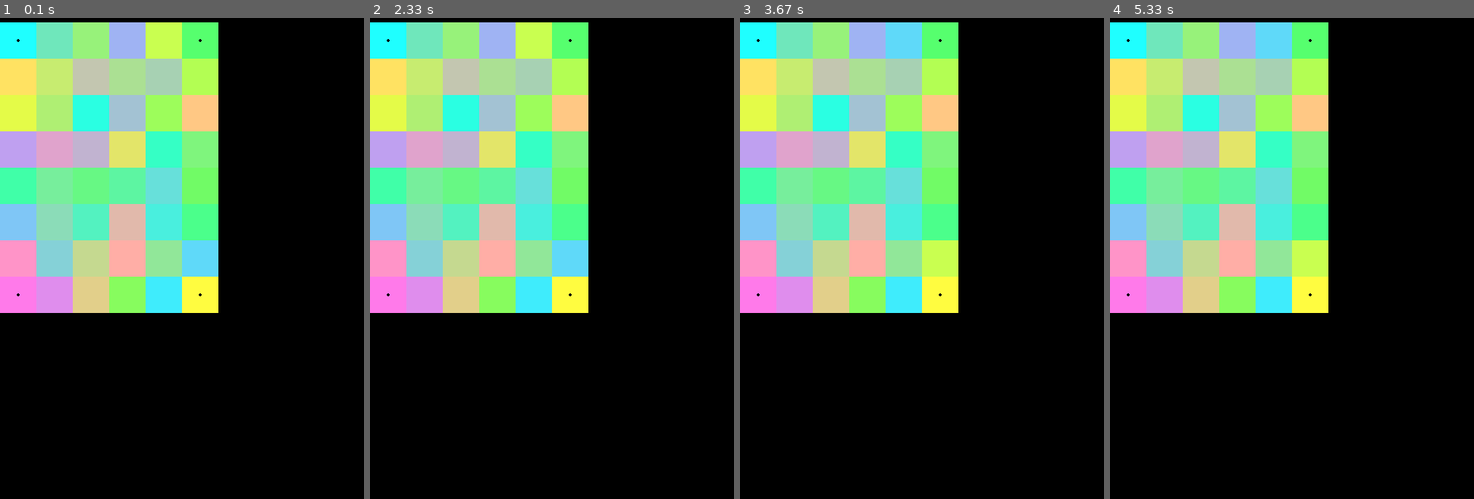
Above: before the commit, frames 1-4 (left to right).
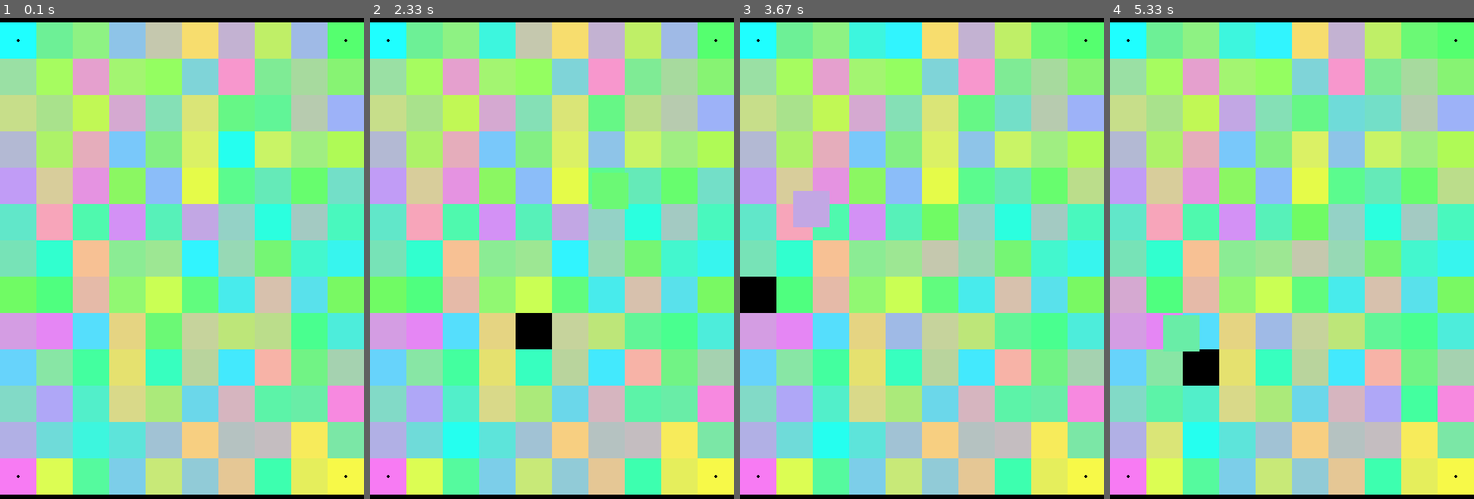
Above: after the commit, the same moments.

Repository: Angelina-ainel/PyGame-Project
Game: pygame game, started from field.py
The game is run twice, just before and just after one commit, with the same random seed, the same clock (stepped at 60 frames per second) and the same inputs.
Inputs (mouse positions are in pixels of both pictures, inside the frame that each line leads up to):
- Up to frame 1 (0.1 s): no input
- Up to frame 2 (2.33 s): press the mouse at (715, 296) at 0.37 s; move the mouse to (577, 234) at 0.47 s; release the mouse at (439, 176) at 0.6 s; press the mouse at (643, 114) at 1.2 s; move the mouse to (643, 229) at 1.3 s; release the mouse at (646, 345) at 1.43 s; press the mouse at (606, 147) at 1.53 s; move the mouse to (541, 292) at 1.63 s; release the mouse at (471, 436) at 1.77 s; press the mouse at (606, 147) at 1.87 s; move the mouse to (552, 104) at 1.97 s; release the mouse at (501, 56) at 2.1 s; press the mouse at (533, 330) at 2.2 s; move the mouse to (610, 191) at 2.3 s
- Up to frame 3 (3.67 s): release the mouse at (1056, 51) at 2.43 s; press the mouse at (940, 258) at 2.53 s; move the mouse to (922, 157) at 2.63 s; release the mouse at (903, 56) at 2.77 s; press the mouse at (1085, 186) at 2.87 s; move the mouse to (1049, 147) at 2.97 s; release the mouse at (1013, 109) at 3.1 s; press the mouse at (758, 296) at 3.2 s; move the mouse to (852, 258) at 3.3 s; release the mouse at (951, 224) at 3.43 s; press the mouse at (758, 296) at 3.53 s; move the mouse to (812, 210) at 3.63 s
- Up to frame 4 (5.33 s): release the mouse at (1233, 123) at 3.77 s; press the mouse at (1346, 114) at 3.87 s; move the mouse to (1328, 109) at 3.97 s; release the mouse at (1310, 104) at 4.1 s; press the mouse at (1346, 114) at 4.2 s; move the mouse to (1251, 268) at 4.3 s; release the mouse at (1157, 426) at 4.43 s; press the mouse at (1383, 402) at 4.53 s; move the mouse to (1277, 402) at 4.63 s; release the mouse at (1175, 407) at 4.77 s; press the mouse at (1201, 369) at 4.87 s; move the mouse to (1313, 393) at 4.97 s; release the mouse at (1426, 417) at 5.1 s; press the mouse at (1201, 369) at 5.2 s; move the mouse to (1182, 335) at 5.3 s

The runs differ from the first frame. In frame 1, 94% of the frame differs, in the area x 0-100%, y 0-100%; in frame 2, 94%; in frame 3, 95%; in frame 4, 94%.

Commit message:
finished checking the status of the field

Diff:
--- a/field.py
+++ b/field.py
@@ -43,7 +43,8 @@
         self.id = id
         self.pushed = False
         self.size = cell_size
-        self.group = groups[0]
+        self.group1 = groups[0]
+
         self.pushed_elem_topleft = 0, 0
 
     def update(self, *args):
@@ -52,12 +53,12 @@
                     self.rect.y < args[0].pos[1] < self.rect.y + self.size and not self.fixed:
                 self.pushed = True
                 self.pushed_elem_topleft = self.rect.topleft
-                self.group.remove(self)
-                self.group.add(self)
+                self.group1.remove(self)
+                self.group1.add(self)
         if args and args[0].type == pg.MOUSEBUTTONUP:
             if self.pushed:
                 colisions = list(filter(lambda sprite: pg.sprite.collide_mask(self, sprite) and not sprite.fixed
-                                         and sprite != self, self.group))
+                                         and sprite != self, self.group1))
                 if colisions:
                     change_places = max(colisions,
                                         key=lambda s: self.mask.overlap_area(s.mask, (self.rect.x - s.rect.x,
@@ -70,16 +71,6 @@
                         self.rect.topleft, change_places.rect.topleft = change_places.rect.topleft, \
                                                                         self.pushed_elem_topleft
                         self.id, change_places.id = change_places.id, self.id
-                        # self_sprite = self.group.sprites()[self.group.sprites().index(self)]
-                        # pair_sprite = self.group.sprites()[self.group.sprites().index(change_places)]
-                        # self_sprite, pair_sprite = pair_sprite, self_sprite
-                        print([sprite.id for sprite in self.group.sprites()])
-                        self.group.sprites().insert(self.group.sprites().index(change_places), self)
-                        # self.group.sprites()[self.group.sprites().index(self)], \
-                        # self.group.sprites()[self.group.sprites().index(change_places)] = \
-                            # self.group.sprites()[self.group.sprites().index(change_places)], \
-                            # self.group.sprites()[self.group.sprites().index(self)]
-                        print([sprite.id for sprite in self.group.sprites()])
                     else:
                         self.rect.topleft = self.pushed_elem_topleft
                 else:
@@ -107,8 +98,8 @@
         self.right_top = color2
         self.left_bottom = color3
         self.right_bottom = color4
-        self.sprite_group = pg.sprite.Group()
-        self.list_elems = []
+        self.sprite_group1 = pg.sprite.Group()
+        self.sprite_group2 = pg.sprite.Group()
         self.fixed_elems = type
         self.mixed = False
 
@@ -150,29 +141,27 @@
                     c += 1
                 fixing = self.check_fixing(r, c)
                 color = self.left_top + (coeff_h_left * r) + (coeff_w * c)
-                sprite = Element(r, c, self.top, self.cell_size, color, fixing, id, self.sprite_group)
+                sprite = Element(r, c, self.top, self.cell_size, color, fixing, id, self.sprite_group1,
+                                 self.sprite_group2)
                 c += 1
                 id += 1
-                self.list_elems.append(sprite)
             else:
                 c = 0
                 r += 1
                 fixing = self.check_fixing(r, c)
                 sprite = Element(r, c, self.top, self.cell_size,
-                                 self.left_top + (coeff_h_left * r), fixing, id, self.sprite_group)
+                                 self.left_top + (coeff_h_left * r), fixing, id, self.sprite_group1, self.sprite_group2)
                 id += 1
-                self.list_elems.append(sprite)
 
     def mix_elements(self):
-        # print([sprite.id for sprite in self.list_elems])
-        for i in range(len(self.list_elems)):
-            if not self.list_elems[i].mixed and not self.list_elems[i].fixed:
-                pair = random.choice(list(filter(condition_to_mix, self.list_elems)))
-                self.list_elems[i].rect, pair.rect = pair.rect, self.list_elems[i].rect
-                self.list_elems[i].id, pair.id = pair.id, self.list_elems[i].id
+        sprites_list = self.sprite_group1.sprites()
+        for i in range(len(sprites_list)):
+            if not sprites_list[i].mixed and not sprites_list[i].fixed:
+                pair = random.choice(list(filter(condition_to_mix, sprites_list)))
+                sprites_list[i].rect, pair.rect = pair.rect, sprites_list[i].rect
+                sprites_list[i].id, pair.id = pair.id, sprites_list[i].id
                 pair.mixed = True
-                self.list_elems[i].mixed = True
-        # print([sprite.id for sprite in self.list_elems])
+                sprites_list[i].mixed = True
 
 
 if __name__ == '__main__':
@@ -190,7 +179,7 @@
     Border(0, height - 50, width, height - 50)
     Border(0, 0, 0, height)
     Border(width, 0, width, height)
-    level = Field(6, 8, lt, rt, lb, rb, '4 corners')
+    level = Field(10, 13, lt, rt, lb, rb, '4 corners')
     level.set_view(0, 50, 50)
     running = True
     pushed = False
@@ -201,12 +190,11 @@
         for event in pg.event.get():
             if event.type == pg.QUIT:
                 running = False
-            level.sprite_group.update(event)
+            level.sprite_group1.update(event)
         screen.fill((0, 0, 0))
-        level.sprite_group.draw(screen)
-        if [sprite.id for sprite in level.sprite_group.sprites()] == list(range(1, 6 * 8 + 1)):  # width * height + 1
+        level.sprite_group1.draw(screen)
+        if [sprite.id for sprite in level.sprite_group2.sprites()] == list(range(1, 10 * 13 + 1)):  # width * height + 1
             print('Змечательно! вы завершили уровень!')
             running = False
         pg.display.flip()
-    # print([sprite.id for sprite in level.sprite_group.sprites()])
     pg.quit()
